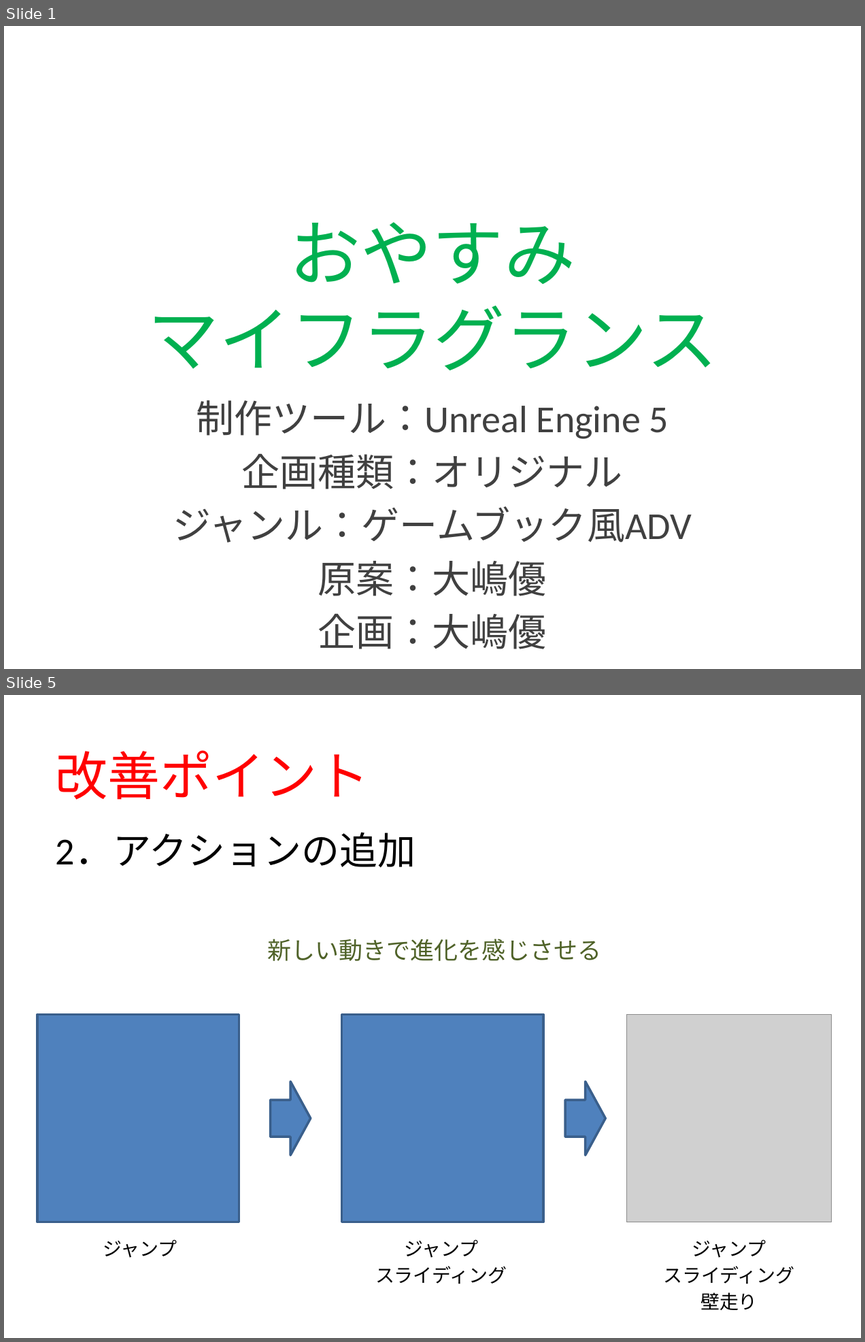
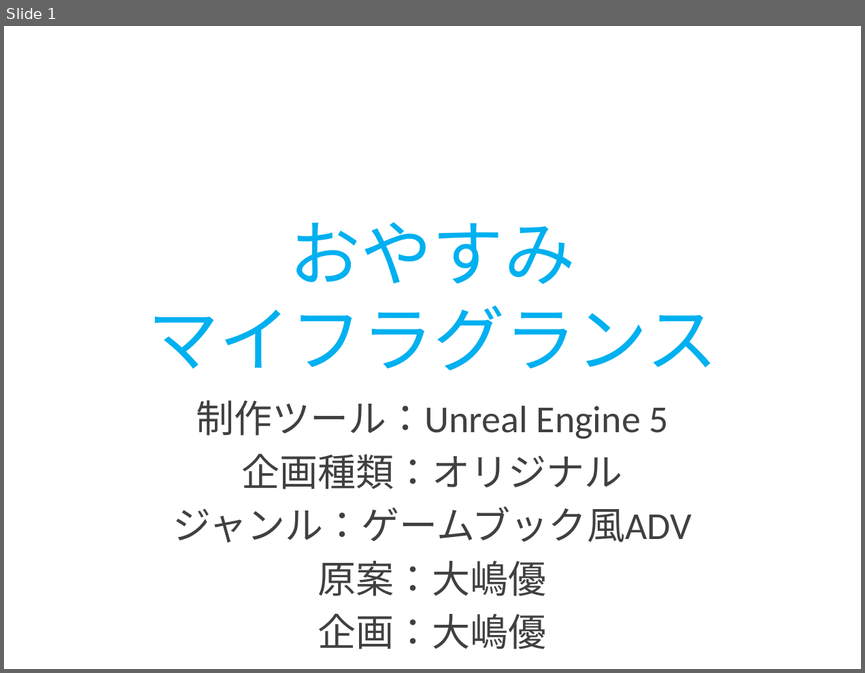
Before and after one commit to POCHOMKIN06/HF21, a slide deck: 企画書3.pptx. Shown one above the other, each under a label of ours: slides 1 and 5 before the commit, slide 1 after it; the slides between them are not shown. The pictures are 865x1342 and 865x673 pixels, drawn with LibreOffice and Linux fonts; fonts in the diff are those of the drawing; grey boxes stand for pictures. Boxes give left, top, right and bottom in pixels: in the first picture for what was removed or moved away, otherwise in the second. Text is boxed around its words. In the diff, an @@ line names an element or a change of style, - is before the commit and + after.

```diff
--- a/企画書3.pptx
+++ b/企画書3.pptx
@@ slide 5 removed at (4, 695, 861, 1338), background #FFFFFF @@
@@ title removed at (56, 750, 370, 800) @@
-改善ポイント
@@ text removed at (56, 832, 416, 868) @@
-2．アクションの追加
@@ text removed at (267, 938, 601, 961) @@
-新しい動きで進化を感じさせる
@@ rectangle removed at (37, 1015, 239, 1222) @@
@@ rectangle removed at (341, 1015, 543, 1222) @@
@@ picture removed at (627, 1015, 832, 1222) @@
@@ right arrow removed at (271, 1081, 311, 1155) @@
@@ right arrow removed at (565, 1081, 606, 1155) @@
@@ text removed at (103, 1239, 177, 1257) @@
-ジャンプ
@@ text removed at (375, 1239, 507, 1284) @@
-ジャンプ
-スライディング
@@ text removed at (663, 1239, 794, 1310) @@
-ジャンプ
-スライディング
-壁走り
@@ slide 1 changed as well @@
@@ title "おやすみ マイフラグランス" at (147, 222, 717, 370): text colour #00B050 to #00B0F0 @@
```
Also in this commit, not shown: 1 other slide changed, 4 slides added, 4 other slides removed, 26 other files.
